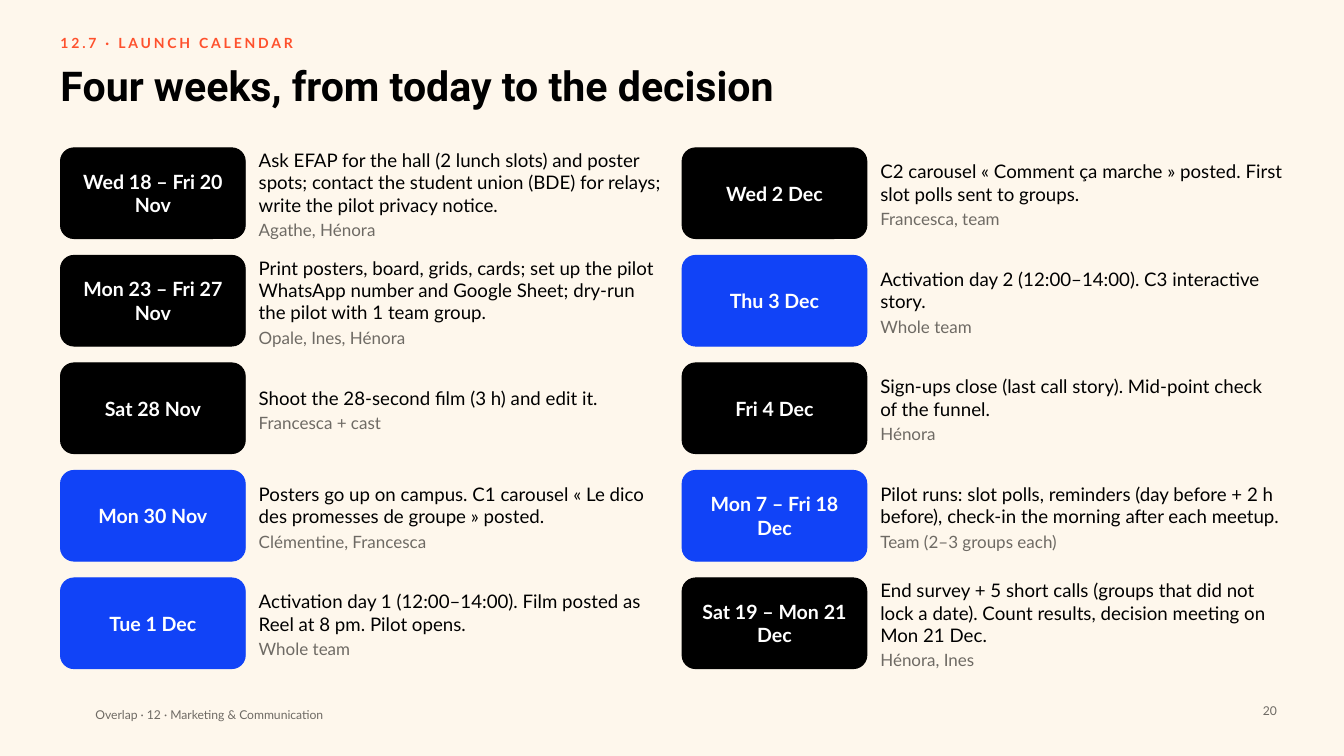
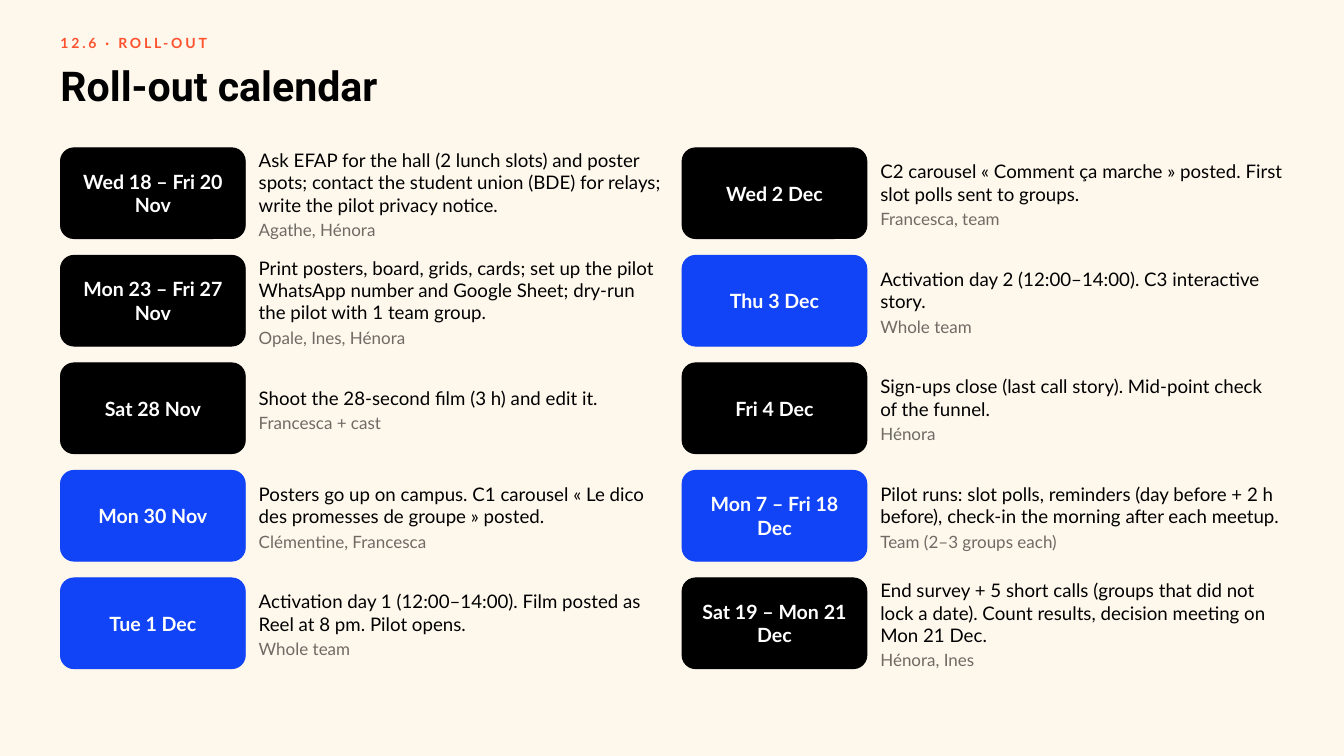
Before and after one commit to clemsnz/Unesco, a slide deck: slide 16 of Overlap_Campagne/Overlap_Marketing_Communication.pptx (slide 20 before the commit). Drawn at 1344x756 pixels with LibreOffice and Linux fonts; fonts in the diff are those of the drawing; background and template pictures are left out. Boxes give left, top, right and bottom in pixels: in the first picture for what was removed or moved away, otherwise in the second. Text is boxed around its words. In the diff, an @@ line names an element or a change of style, - is before the commit and + after.

```diff
--- a/Overlap_Campagne/Overlap_Marketing_Communication.pptx
+++ b/Overlap_Campagne/Overlap_Marketing_Communication.pptx
@@ text at [88, 38, 96, 48]: text changed @@
-12.7 · LAUNCH CALENDAR
+12.6 · ROLL-OUT
@@ title at [60, 70, 378, 102]: text changed @@
-Four weeks, from today to the decision
+Roll-out calendar
@@ text removed at [95, 710, 323, 721] @@
-Overlap · 12 · Marketing & Communication
@@ page number removed at [1263, 706, 1277, 715] @@
-20
```
Also in this commit, not shown: 21 other slides changed, 12 other files.
